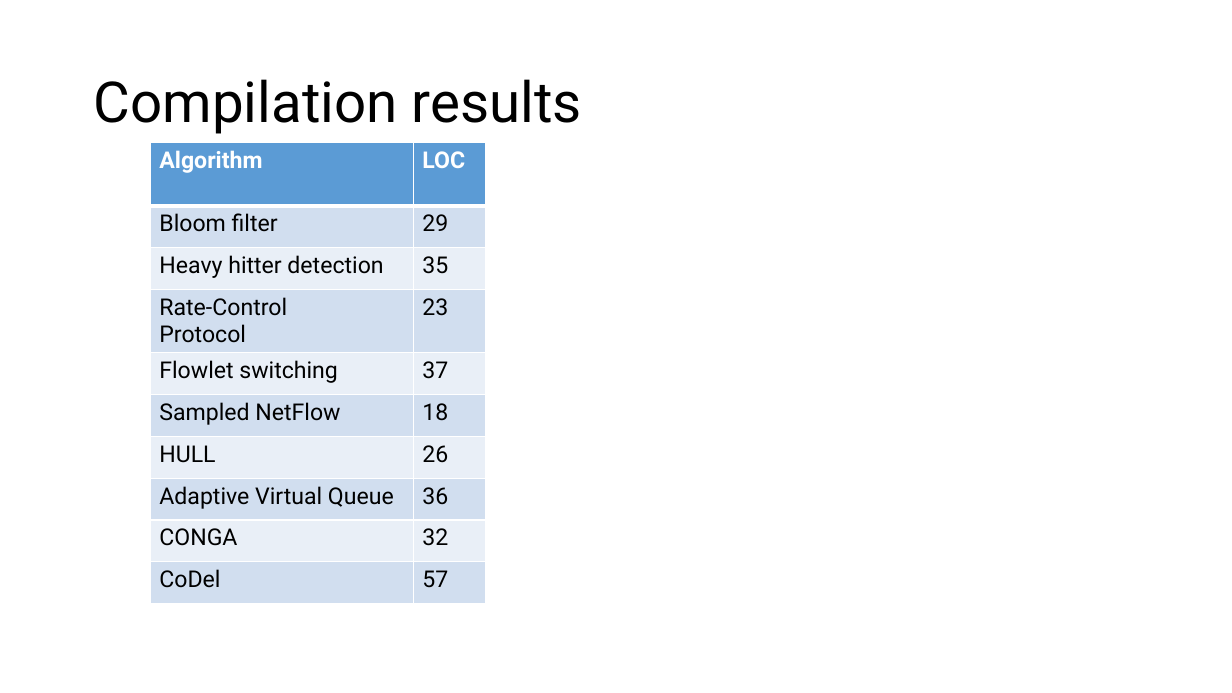
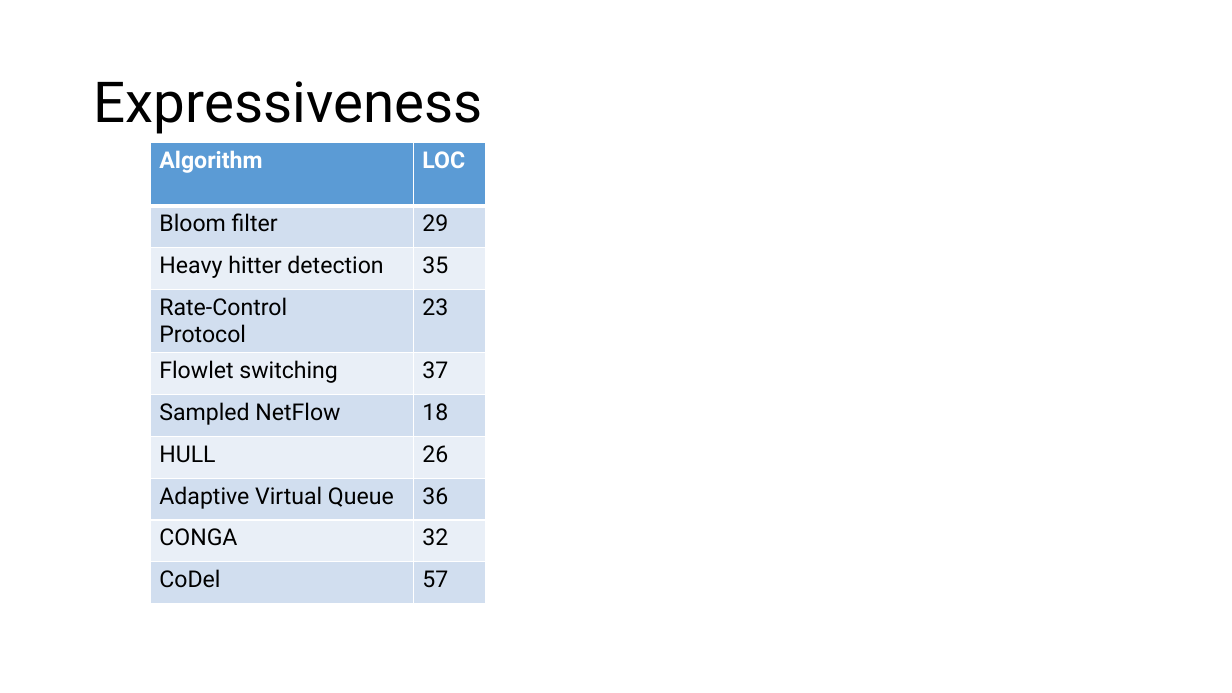
Before and after one commit to anirudhSK/pifo-domino-marple-ppts, a slide deck: slide 20 of domino_sigcomm.pptx. Drawn at 1232x693 pixels with LibreOffice and Linux fonts; fonts in the diff are those of the drawing. Boxes give left, top, right and bottom in pixels: in the first picture for what was removed or moved away, otherwise in the second. Text is boxed around its words. In the diff, an @@ line names an element or a change of style, - is before the commit and + after.

```diff
--- a/domino_sigcomm.pptx
+++ b/domino_sigcomm.pptx
@@ title at (x1=94, y1=81, x2=483, y2=134): text changed @@
-Compilation results
+Expressiveness
```
Also in this commit, not shown: 2 other slides changed.
